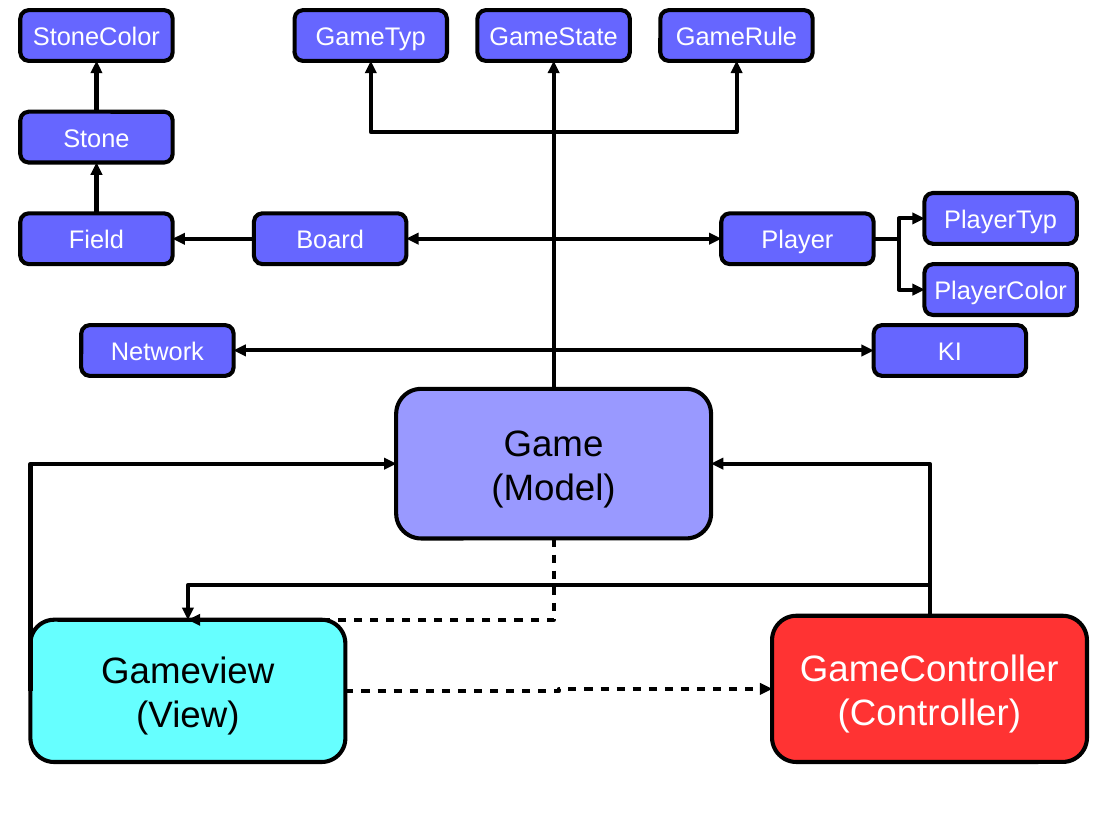
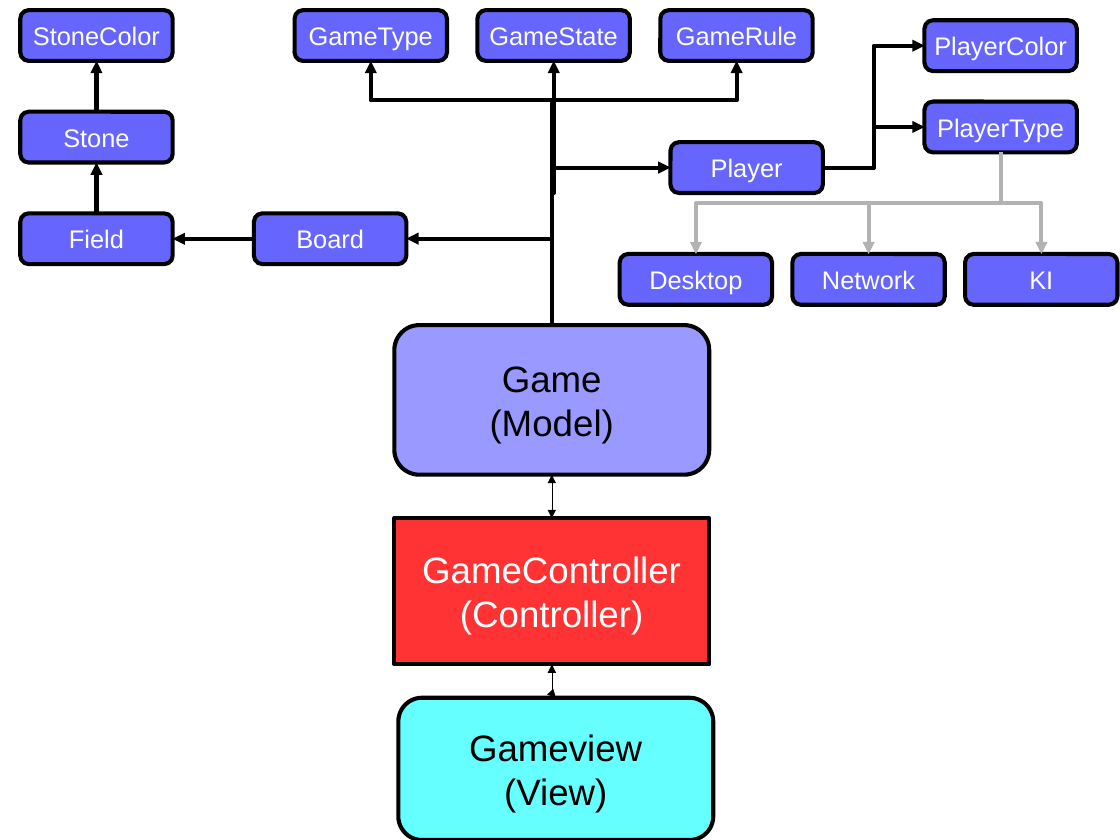
Before and after one commit to HoboOthello/HoboOthello, a slide deck: slide 1 of docs/source/resources/mvc-model.odp. Drawn at 1120x840 pixels with LibreOffice and Linux fonts; fonts in the diff are those of the drawing. Boxes give left, top, right and bottom in pixels: in the first picture for what was removed or moved away, otherwise in the second. Text is boxed around its words. In the diff, an @@ line names an element or a change of style, - is before the commit and + after.

```diff
--- a/docs/source/resources/mvc-model.odp
+++ b/docs/source/resources/mvc-model.odp
@@ text in rounded rectangle at [309,27,433,50]: text changed @@
-GameTyp
+GameType
@@ rounded rectangle "PlayerColor": place and size @@
-rounded rectangle "PlayerColor" at [925,264,1077,315]
+rounded rectangle "PlayerColor" at [925,20,1077,71]
@@ elbow arrow added from (823, 168) to (925, 46), #000000 2.89 pt @@
@@ elbow arrow moved from (554, 389) - (371, 61) to (552, 325) - (371, 61) @@
@@ elbow arrow moved from (554, 389) - (737, 61) to (552, 325) - (737, 61) @@
@@ elbow arrow moved from (554, 389) - (554, 61) to (552, 325) - (554, 61) @@
@@ rounded rectangle added at [925,102,1077,152], fill #6666FF, outline #000000 2.89 pt, 18 pt, text #FFFFFF @@
+PlayerType
@@ rounded rectangle "Player": place and size @@
-rounded rectangle "Player" at [722,213,874,264]
+rounded rectangle "Player" at [671,142,823,193]
@@ elbow arrow moved from (874, 239) - (925, 219) to (823, 168) - (925, 127) @@
@@ elbow arrow moved from (554, 389) - (722, 239) to (552, 325) - (671, 168) @@
@@ elbow arrow added from (1001, 152) to (696, 254), #B2B2B2 2.89 pt @@
@@ elbow arrow added from (1001, 152) to (869, 254), #B2B2B2 2.89 pt @@
@@ elbow arrow added from (1001, 152) to (1042, 254), #B2B2B2 2.89 pt @@
@@ rounded rectangle removed at [925,193,1077,244] @@
-PlayerTyp
@@ elbow arrow moved from (554, 389) - (407, 239) to (552, 325) - (407, 239) @@
@@ elbow arrow removed from (874, 239) to (925, 290) @@
@@ rounded rectangle added at [620,254,772,305], fill #6666FF, outline #000000 2.89 pt, 18 pt, text #FFFFFF @@
+Desktop
@@ rounded rectangle "Network": place and size @@
-rounded rectangle "Network" at [81,325,234,376]
+rounded rectangle "Network" at [793,254,945,305]
@@ rounded rectangle "KI": place and size @@
-rounded rectangle "KI" at [874,325,1026,376]
+rounded rectangle "KI" at [966,254,1118,305]
@@ rounded rectangle "Game": place and size @@
-rounded rectangle "Game" at [396,389,711,539]
+rounded rectangle "Game" at [394,325,709,475]
@@ elbow arrow removed from (554, 389) to (234, 351) @@
@@ elbow arrow removed from (554, 389) to (874, 351) @@
@@ elbow arrow removed from (30, 691) to (396, 463) @@
@@ elbow double arrow added from (552, 518) to (552, 475), #000000 0 pt @@
@@ elbow arrow removed from (930, 616) to (711, 463) @@
@@ elbow arrow removed from (554, 539) to (188, 620) @@
@@ rounded rectangle "GameController": place and size @@
-rounded rectangle "GameController" at [772,616,1087,762]
+rounded rectangle "GameController" at [394,518,709,665]
@@ rounded rectangle "GameController" at [394,518,709,665]: proportions changed @@
@@ elbow arrow removed from (930, 616) to (188, 620) @@
@@ elbow arrow removed from (346, 691) to (772, 689) @@
@@ elbow double arrow added from (552, 665) to (556, 698), #000000 0 pt @@
@@ rounded rectangle "Gameview": place and size @@
-rounded rectangle "Gameview" at [30,620,346,762]
+rounded rectangle "Gameview" at [398,698,713,840]
```
Also in this commit, not shown: 1 other file.
